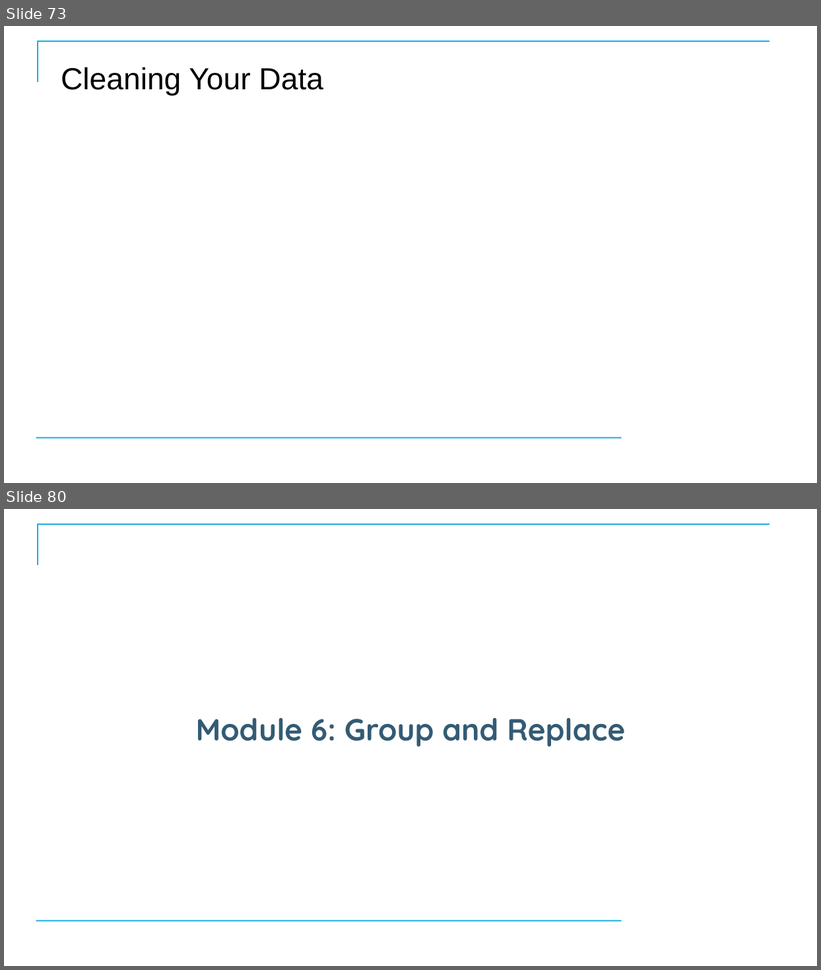
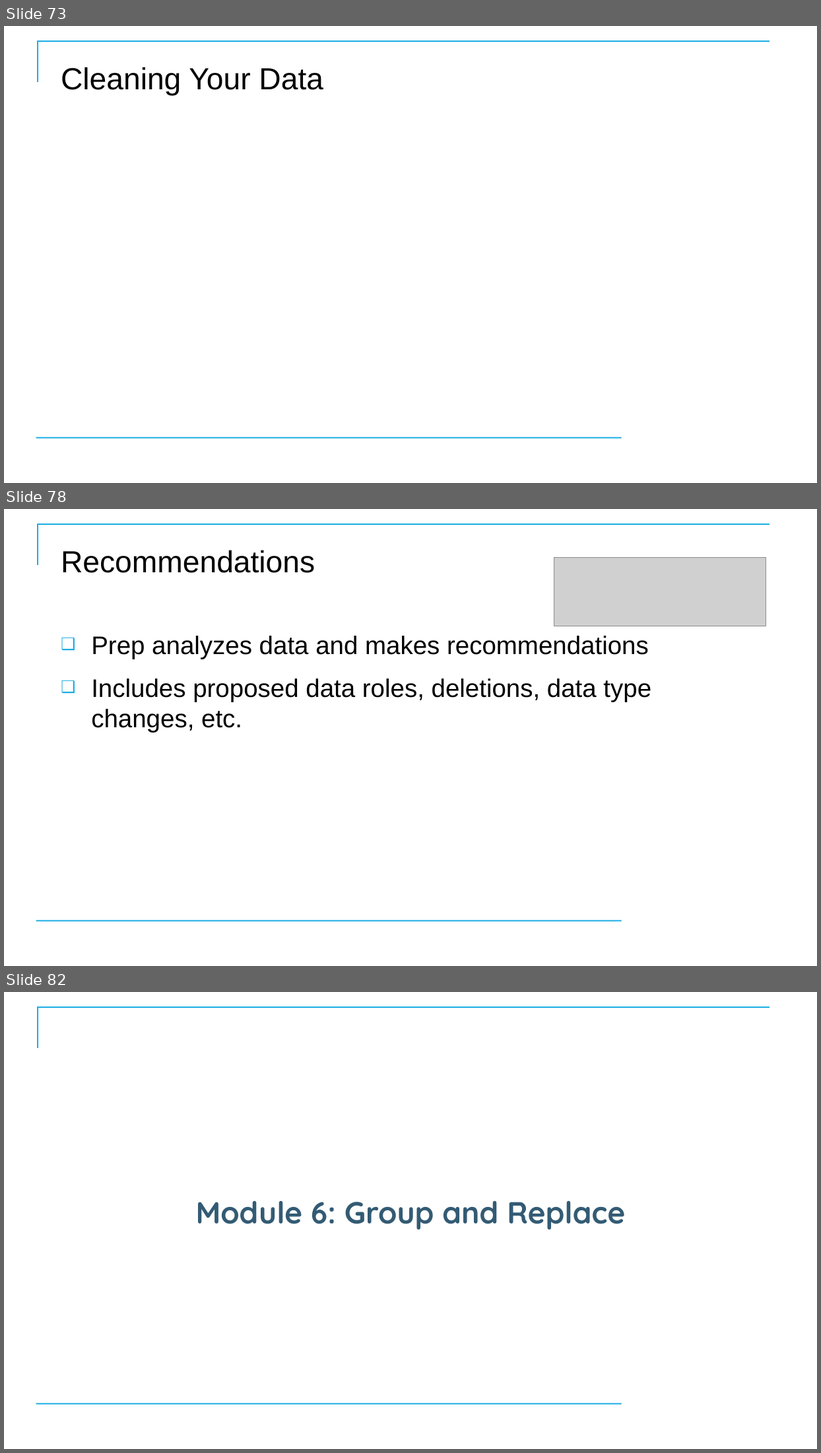
Before and after one commit to CostelloTechnicalConsulting/XTBP10---Tableau-Prep-Introduction, a slide deck: ppt/TableauPrepBuilderIntroV1_1.pptx. Shown one above the other, each under a label of ours: slides 73 and 80 before the commit, slides 73, 78 and 82 after it; the slides between them are not shown. The pictures are 821x970 and 821x1453 pixels, drawn with LibreOffice and Linux fonts; fonts in the diff are those of the drawing; grey boxes stand for pictures; background and template pictures are left out. Boxes give left, top, right and bottom in pixels: in the first picture for what was removed or moved away, otherwise in the second. Text is boxed around its words. In the diff, an @@ line names an element or a change of style, - is before the commit and + after.

```diff
--- a/ppt/TableauPrepBuilderIntroV1_1.pptx
+++ b/ppt/TableauPrepBuilderIntroV1_1.pptx
@@ slide 78 added at [4,509,817,966], background #FFFFFF; not listed: 2 template elements that a slide beside it also shows @@
@@ title added at [61,550,315,573], 36 pt, text #000000 @@
+Recommendations
@@ picture added at [554,557,766,626] @@
@@ text added at [91,636,651,733], 30 pt, text #000000 @@
+❑ Prep analyzes data and makes recommendations
+❑ Includes proposed data roles, deletions, data type changes, etc.
@@ what was slide 80 is now slide 82 @@
```
Also in this commit, not shown: 7 slides changed, 7 other slides added, 4 slides removed, 3 other files.
